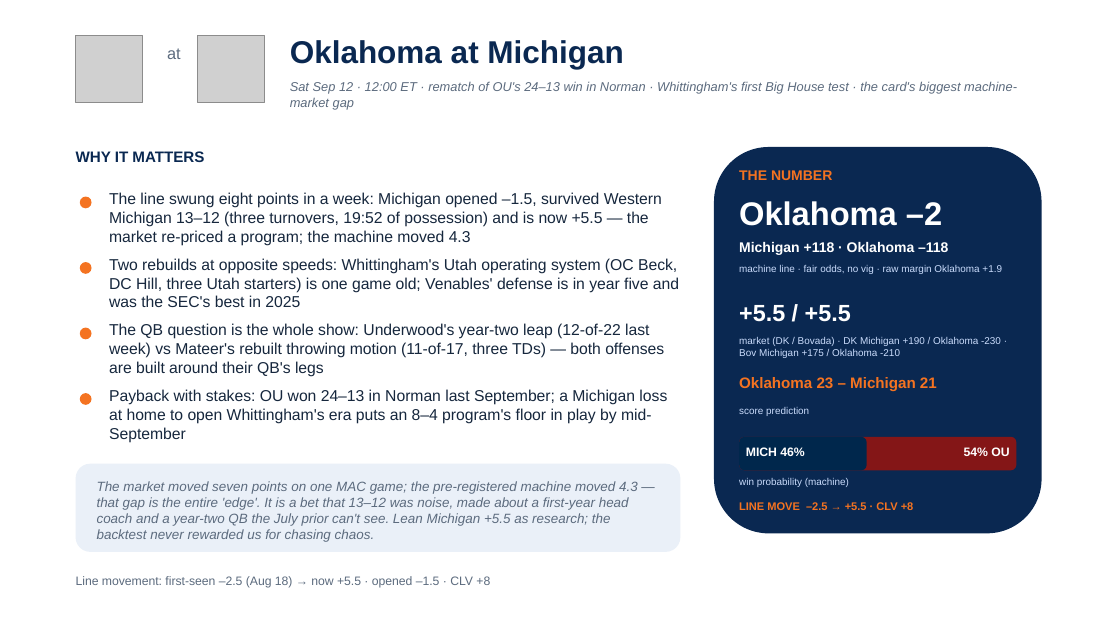
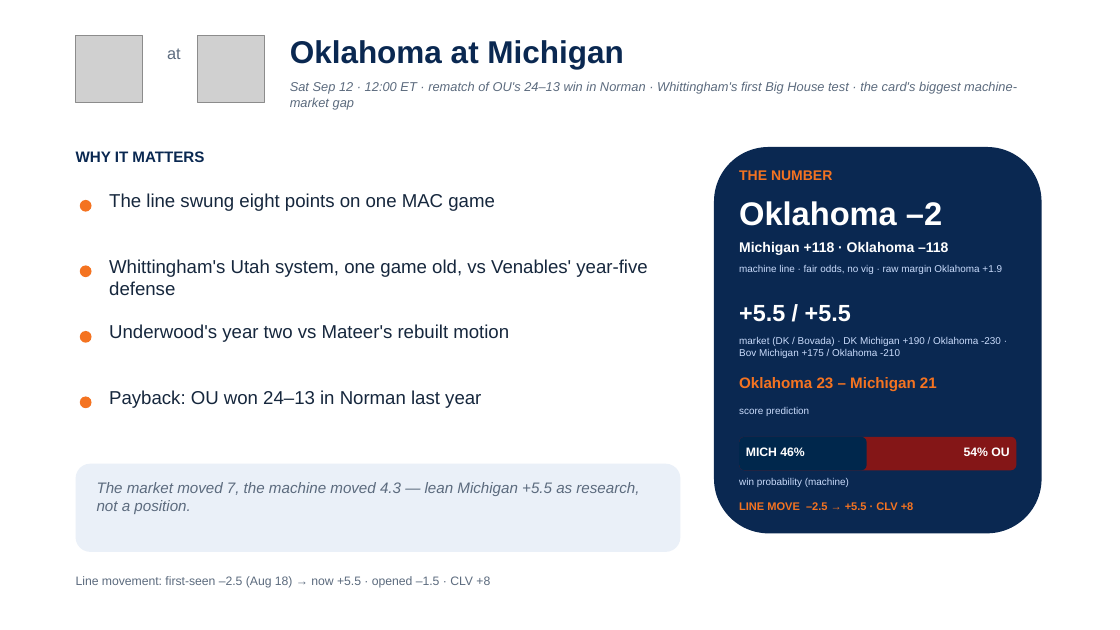
Before and after one commit to lucasalvarezflorida-lab/ncaa-fbs-analytics, a slide deck: slide 6 of decks/2026_Week2_Episode3.pptx. Drawn at 1120x630 pixels with LibreOffice and Linux fonts; fonts in the diff are those of the drawing; grey boxes stand for pictures. Boxes give left, top, right and bottom in pixels: in the first picture for what was removed or moved away, otherwise in the second. Text is boxed around its words. In the diff, an @@ line names an element or a change of style, - is before the commit and + after.

```diff
--- a/decks/2026_Week2_Episode3.pptx
+++ b/decks/2026_Week2_Episode3.pptx
@@ text at (109, 193, 495, 211): text changed; size 13.5 to 16 pt @@
-The line swung eight points in a week: Michigan opened –1.5, survived Western Michigan 13–12 (three turnovers, 19:52 of possession) and is now +5.5 — the market re-priced a program; the machine moved 4.3
+The line swung eight points on one MAC game
@@ text at (109, 259, 647, 295): text changed; size 13.5 to 16 pt @@
-Two rebuilds at opposite speeds: Whittingham's Utah operating system (OC Beck, DC Hill, three Utah starters) is one game old; Venables' defense is in year five and was the SEC's best in 2025
+Whittingham's Utah system, one game old, vs Venables' year-five defense
@@ text at (109, 324, 509, 342): text changed; size 13.5 to 16 pt @@
-The QB question is the whole show: Underwood's year-two leap (12-of-22 last week) vs Mateer's rebuilt throwing motion (11-of-17, three TDs) — both offenses are built around their QB's legs
+Underwood's year two vs Mateer's rebuilt motion
@@ 4 ellipses: place and size @@
-4 ellipses at (80, 197, 92, 405)
+4 ellipses at (80, 200, 92, 408)
@@ text at (109, 390, 481, 408): text changed; size 13.5 to 16 pt @@
-Payback with stakes: OU won 24–13 in Norman last September; a Michigan loss at home to open Whittingham's era puts an 8–4 program's floor in play by mid-September
+Payback: OU won 24–13 in Norman last year
@@ text at (97, 482, 639, 514): text changed; size 11.5 to 13 pt @@
-The market moved seven points on one MAC game; the pre-registered machine moved 4.3 — that gap is the entire 'edge'. It is a bet that 13–12 was noise, made about a first-year head coach and a year-two QB the July prior can't see. Lean Michigan +5.5 as research; the backtest never rewarded us for chasing chaos.
+The market moved 7, the machine moved 4.3 — lean Michigan +5.5 as research, not a position.
```
Also in this commit, not shown: 14 other slides changed, 1 other file.
